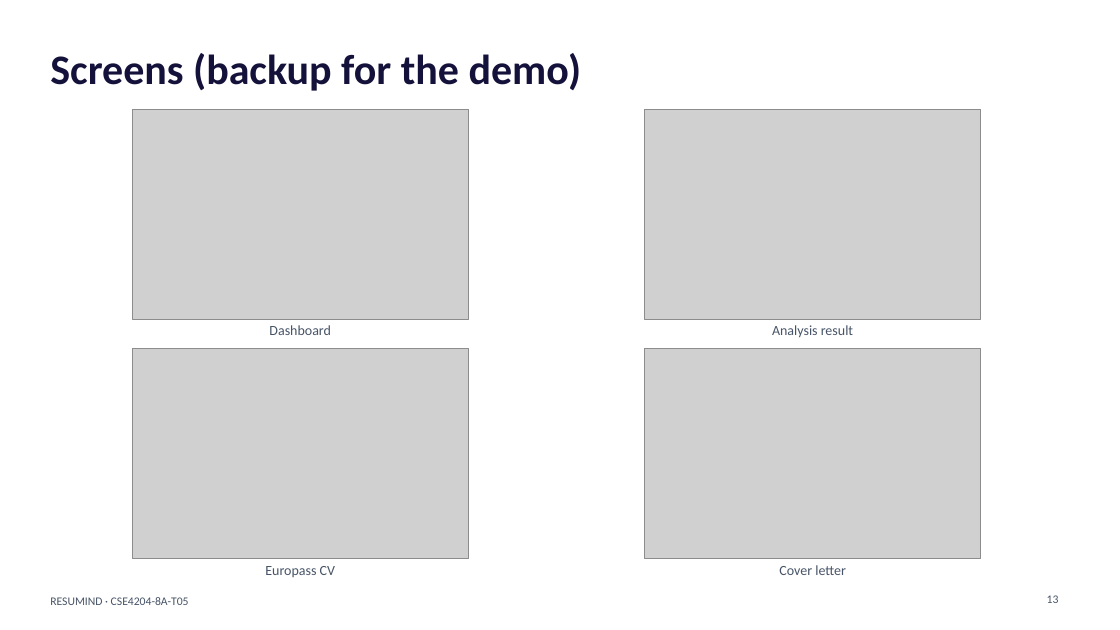
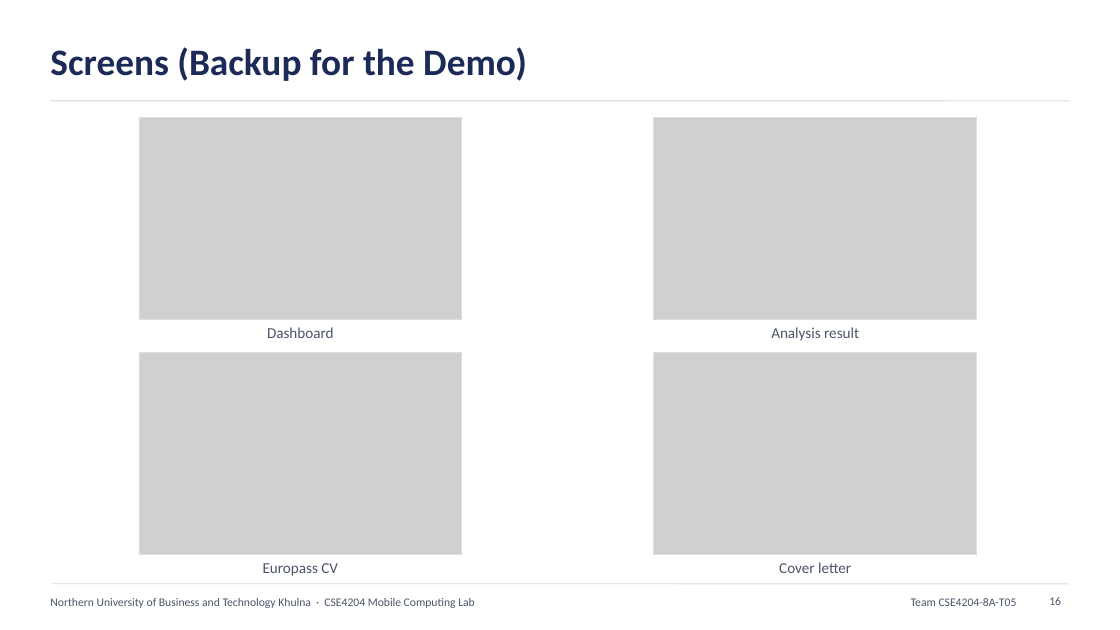
Before and after one commit to mahamud894/AI_Resume_Analyzer, a slide deck: slide 16 of documentation/Week 13 Assignment — Presentation/CSE4204-8A-T05 Presentation.pptx (slide 13 before the commit). Drawn at 1120x630 pixels with LibreOffice and Linux fonts; fonts in the diff are those of the drawing; grey boxes stand for pictures. Boxes give left, top, right and bottom in pixels: in the first picture for what was removed or moved away, otherwise in the second. Text is boxed around its words. In the diff, an @@ line names an element or a change of style, - is before the commit and + after.

Commit message:
docs: presentation in standard university style

```diff
--- a/documentation/Week 13 Assignment — Presentation/CSE4204-8A-T05 Presentation.pptx
+++ b/documentation/Week 13 Assignment — Presentation/CSE4204-8A-T05 Presentation.pptx
@@ title at (x1=50, y1=47, x2=527, y2=81): text changed; size 36 to 32 pt; text colour #14123A to #1B2A57 @@
-Screens (backup for the demo)
+Screens (Backup for the Demo)
@@ line added from (50, 101) to (1070, 101), #D9DEE8 1 pt @@
@@ picture resized from (x1=132, y1=109, x2=468, y2=319) to (x1=139, y1=118, x2=462, y2=319) @@
@@ rectangle added at (x1=139, y1=118, x2=462, y2=319), outline #D9DEE8 0.75 pt @@
@@ picture resized from (x1=644, y1=109, x2=981, y2=319) to (x1=655, y1=118, x2=977, y2=319) @@
@@ rectangle added at (x1=655, y1=118, x2=977, y2=319), outline #D9DEE8 0.75 pt @@
@@ picture resized from (x1=132, y1=349, x2=468, y2=559) to (x1=139, y1=353, x2=462, y2=555) @@
@@ rectangle added at (x1=139, y1=353, x2=462, y2=555), outline #D9DEE8 0.75 pt @@
@@ picture resized from (x1=644, y1=349, x2=981, y2=559) to (x1=655, y1=353, x2=977, y2=555) @@
@@ rectangle added at (x1=655, y1=353, x2=977, y2=555), outline #D9DEE8 0.75 pt @@
@@ size 12 to 13 pt, text colour #475467 to #4A5568 in 4 elements at (x1=267, y1=327, x2=334, y2=338), (x1=263, y1=563, x2=338, y2=576), (x1=771, y1=327, x2=859, y2=341), (x1=779, y1=562, x2=851, y2=573) @@
@@ line added from (50, 584) to (1070, 584), #D9DEE8 0.75 pt @@
@@ text added at (x1=50, y1=598, x2=475, y2=608), 10 pt, text #4A5568 @@
+Northern University of Business and Technology Khulna · CSE4204 Mobile Computing Lab
@@ text at (x1=911, y1=598, x2=1017, y2=606): text changed; text colour #475467 to #4A5568 @@
-RESUMIND · CSE4204-8A-T05
+Team CSE4204-8A-T05
@@ page number removed at (x1=1047, y1=595, x2=1059, y2=603) @@
-13
@@ page number added at (x1=1049, y1=597, x2=1061, y2=605), 10 pt, text #4A5568 @@
+16
```
Also in this commit, not shown: 13 other slides changed, 6 slides added, 2 slides removed, 1 other file.
